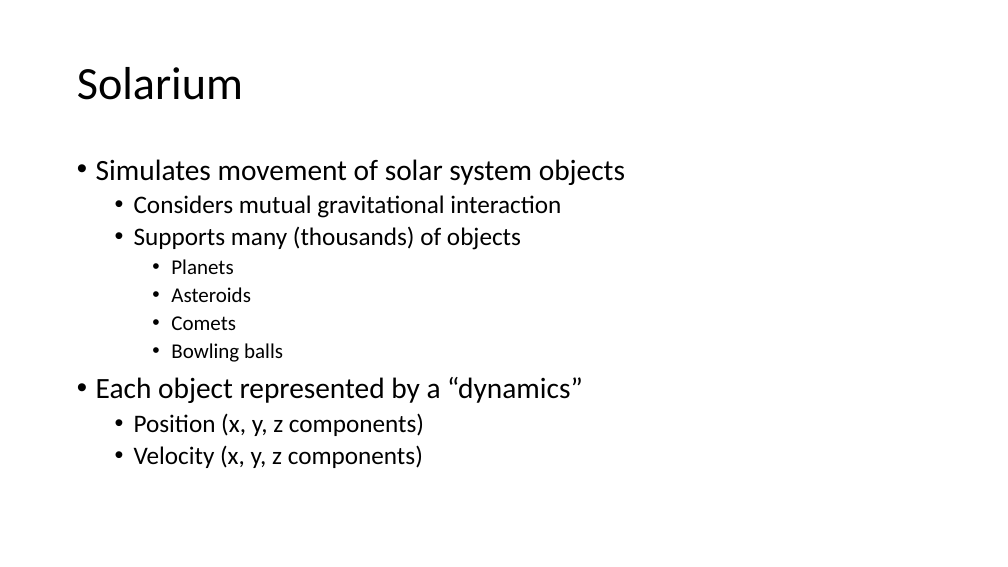
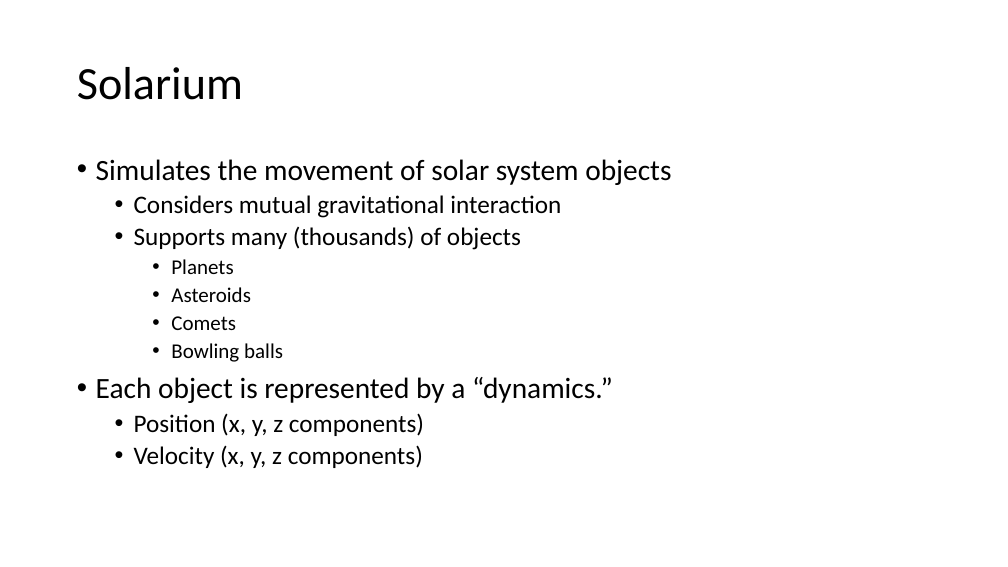
Before and after one commit to pchapin/solarium, a slide deck: slide 3 of doc/Solarium.pptx. Drawn at 1008x567 pixels with LibreOffice and Linux fonts; fonts in the diff are those of the drawing. Boxes give left, top, right and bottom in pixels: in the first picture for what was removed or moved away, otherwise in the second. Text is boxed around its words. In the diff, an @@ line names an element or a change of style, - is before the commit and + after.

Commit message:
Minor fixes to the Solarium presentation.

```diff
--- a/doc/Solarium.pptx
+++ b/doc/Solarium.pptx
@@ text at [96, 159, 671, 185]: text changed @@
-• Simulates movement of solar system objects
+• Simulates the movement of solar system objects
@@ text at [96, 377, 613, 403]: text changed @@
-• Each object represented by a “dynamics”
+• Each object is represented by a “dynamics.”
```
Also in this commit, not shown: 4 other slides changed, 1 other file.
